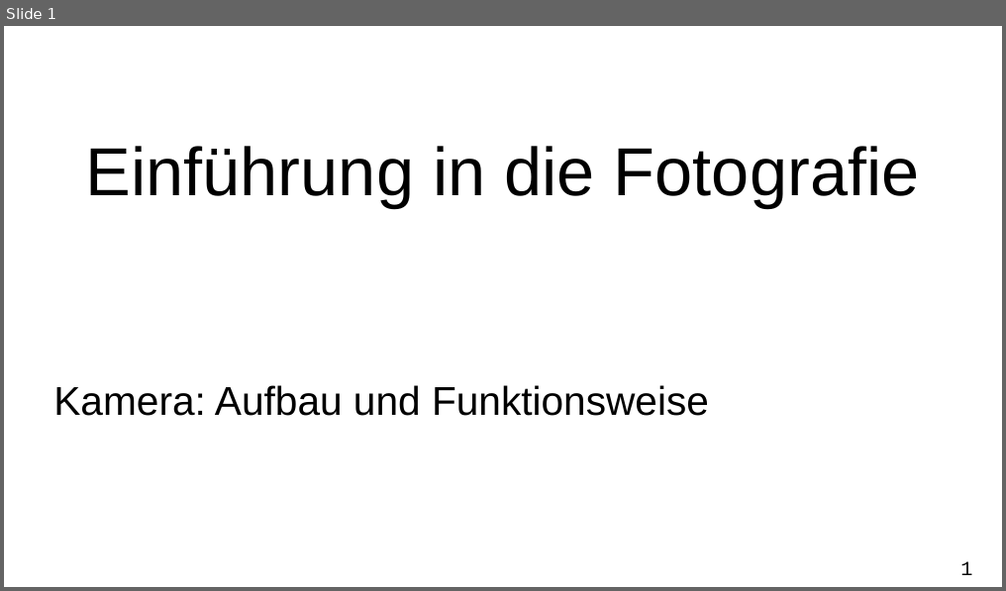
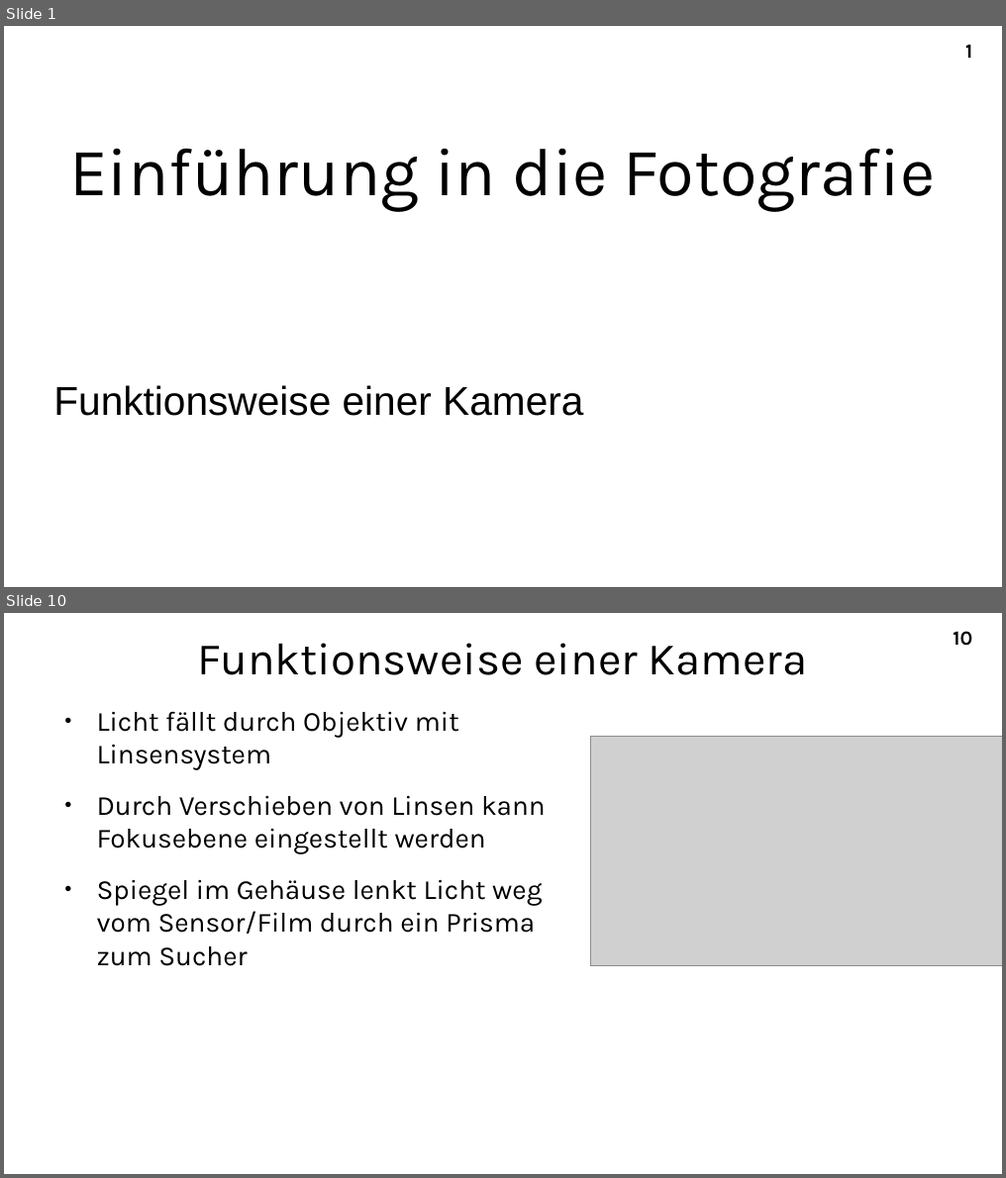
Before and after one commit to A-Schmid/PhotographyCourse, a slide deck: slides_de/camera.odp. Shown one above the other, each under a label of ours: slide 1 before the commit, slides 1 and 10 after it; the slides between them are not shown. The pictures are 1006x591 and 1006x1178 pixels, drawn with LibreOffice and Linux fonts; fonts in the diff are those of the drawing; grey boxes stand for pictures. Boxes give left, top, right and bottom in pixels: in the first picture for what was removed or moved away, otherwise in the second. Text is boxed around its words. In the diff, an @@ line names an element or a change of style, - is before the commit and + after.

Commit message:
created slides for workings of a camera, TODO: some images

```diff
--- a/slides_de/camera.odp
+++ b/slides_de/camera.odp
@@ slide 10 added at (x1=4, y1=613, x2=1002, y2=1174), background #FFFFFF; not listed: 1 template element that a slide beside it also shows @@
@@ title added at (x1=198, y1=643, x2=808, y2=675), 36 pt, text #000000 @@
+Funktionsweise einer Kamera
@@ text added at (x1=97, y1=711, x2=546, y2=966), 22 pt, text #000000 @@
+● Licht fällt durch Objektiv mit Linsensystem
+● Durch Verschieben von Linsen kann Fokusebene eingestellt werden
+● Spiegel im Gehäuse lenkt Licht weg vom Sensor/Film durch ein Prisma zum Sucher
@@ picture added at (x1=591, y1=736, x2=1002, y2=966) @@
@@ slide 1 changed as well @@
@@ title "Einführung in die Fotografie" at (x1=69, y1=148, x2=936, y2=212): font Arial to Karla @@
@@ page number moved from (x1=960, y1=562, x2=972, y2=575) to (x1=965, y1=44, x2=972, y2=58) @@
@@ page number at (x1=965, y1=44, x2=972, y2=58): font Courier New to Karla, bold on @@
@@ subtitle at (x1=54, y1=385, x2=583, y2=416): text changed @@
-Kamera: Aufbau und Funktionsweise
+Funktionsweise einer Kamera
```
Also in this commit, not shown: 9 other slides added, 1 slide removed, 12 other files.
